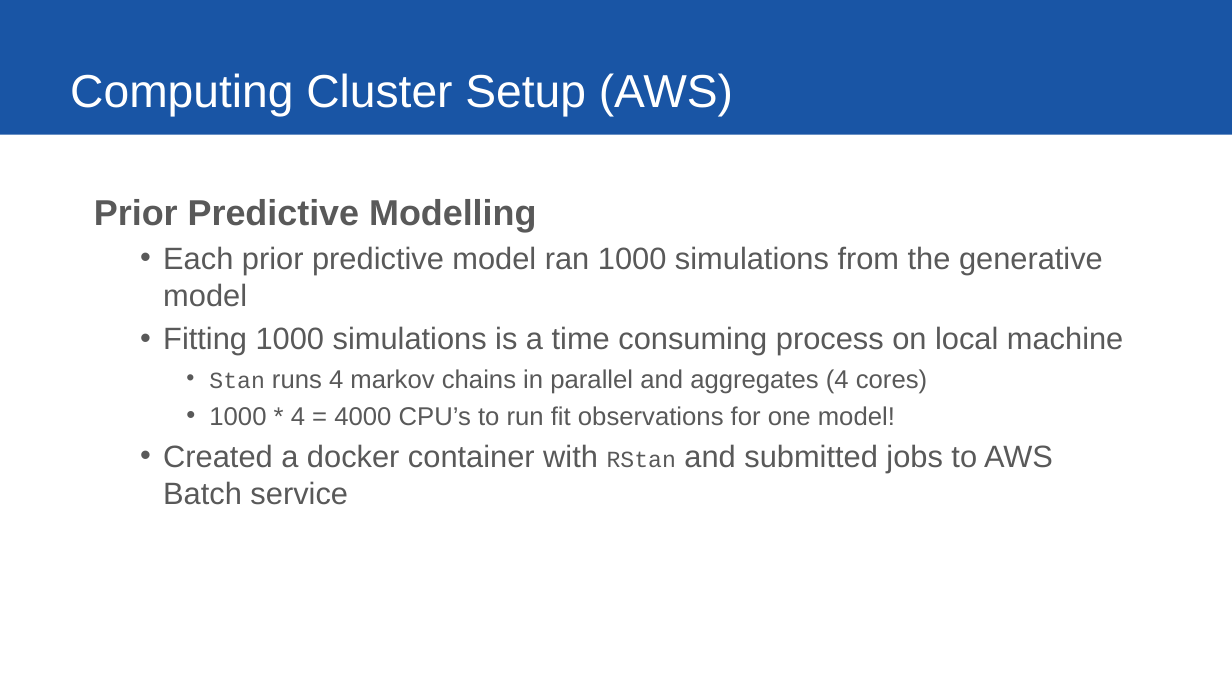
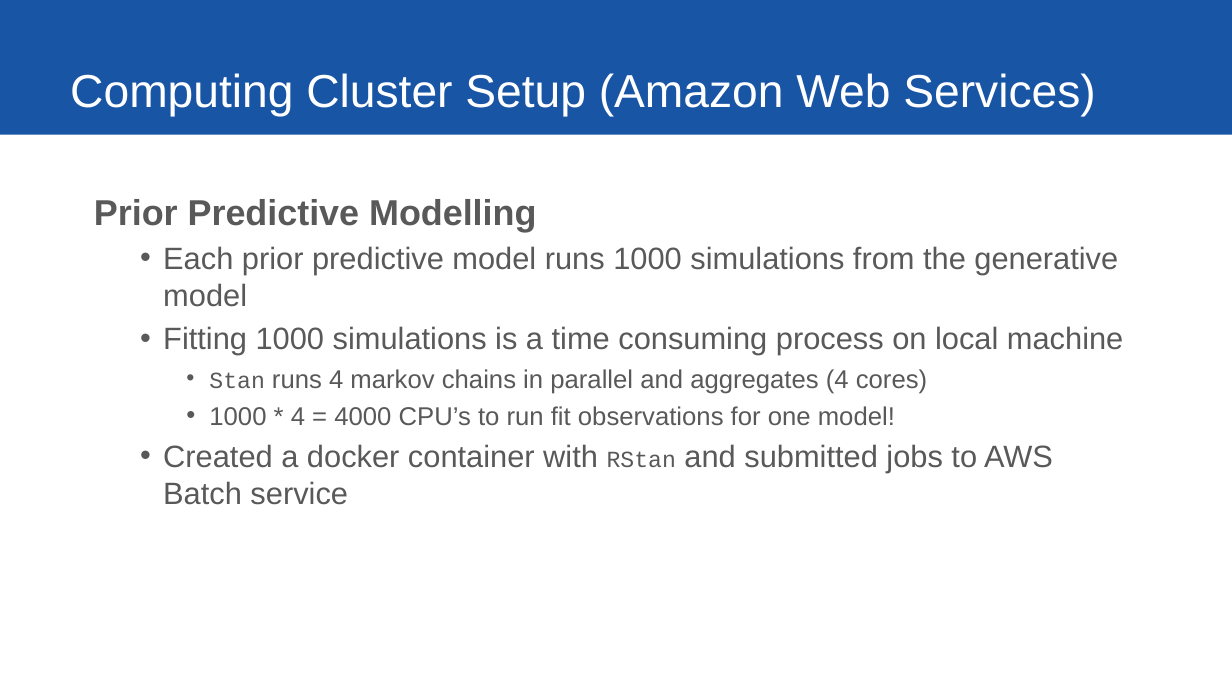
Before and after one commit to ybryan/stat685_distracted_driving, a slide deck: slide 3 of src/presentation/final_presentation.pptx (slide 12 before the commit). Drawn at 1232x693 pixels with LibreOffice and Linux fonts; fonts in the diff are those of the drawing. Boxes give left, top, right and bottom in pixels: in the first picture for what was removed or moved away, otherwise in the second. Text is boxed around its words. In the diff, an @@ line names an element or a change of style, - is before the commit and + after.

```diff
--- a/src/presentation/final_presentation.pptx
+++ b/src/presentation/final_presentation.pptx
@@ title at box(70, 73, 1095, 117): text changed @@
-Computing Cluster Setup (AWS)
+Computing Cluster Setup (Amazon Web Services)
@@ text at box(163, 246, 1118, 307): text changed @@
-  • Each prior predictive model ran 1000 simulations from the generative model
+  • Each prior predictive model runs 1000 simulations from the generative model
```
Also in this commit, not shown: 3 other slides changed, 3 slides added, 5 other files.
